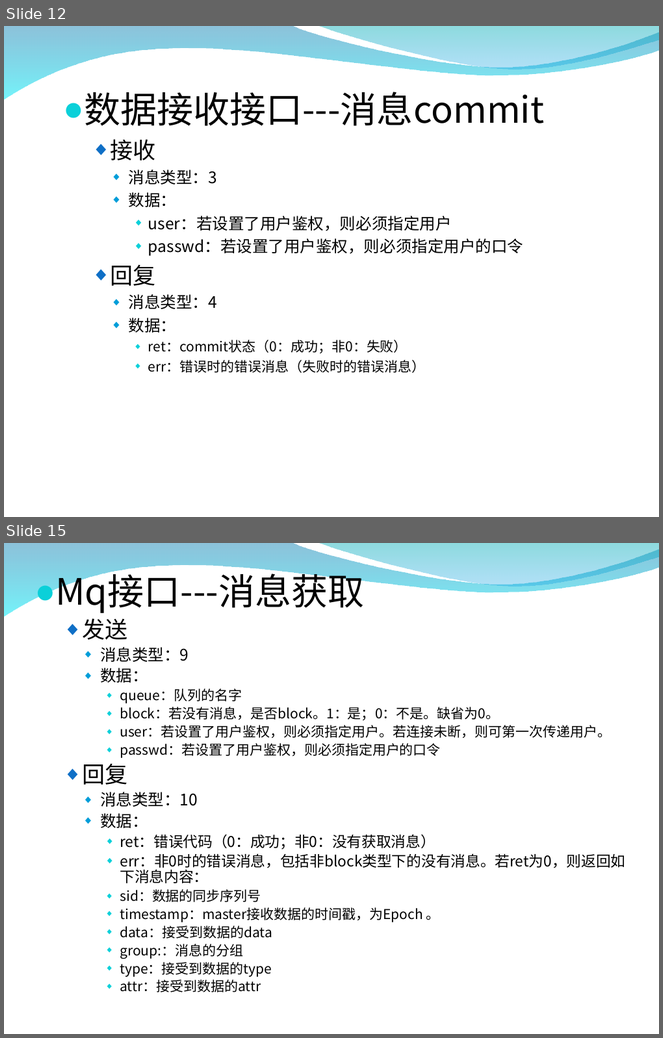
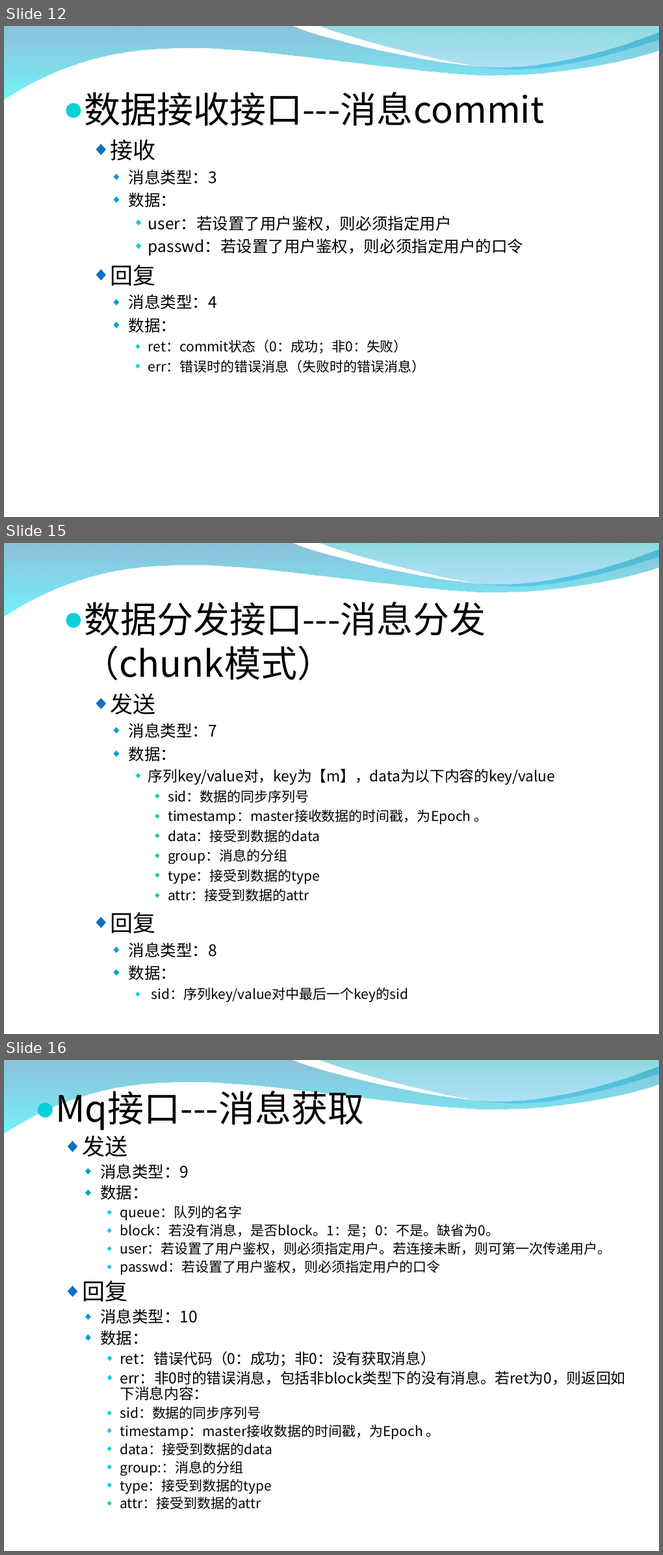
Before and after one commit to zxf1864/cwinux-mq, a slide deck: mq/doc/introduce.ppt. Shown one above the other, each under a label of ours: slides 12 and 15 before the commit, slides 12, 15 and 16 after it; the slides between them are not shown. The pictures are 663x1038 and 663x1555 pixels, drawn with LibreOffice and Linux fonts; fonts in the diff are those of the drawing; background and template pictures are left out. Boxes give left, top, right and bottom in pixels: in the first picture for what was removed or moved away, otherwise in the second. Text is boxed around its words. In the diff, an @@ line names an element or a change of style, - is before the commit and + after.

```diff
--- a/mq/doc/introduce.ppt
+++ b/mq/doc/introduce.ppt
@@ slide 15 added at <box>4,543,659,1034</box>, background picture (left out); not listed: 2 template elements that a slide beside it also shows @@
@@ text added at <box>83,601,555,1003</box>, 12 pt, text #000000 @@
+● 数据分发接口---消息分发（chunk模式）
+  ◆ 发送
+    ◆ 消息类型：7
+    ◆ 数据：
+      ◆ 序列key/value对，key为【m】，data为以下内容的key/value
+        ◆ sid：数据的同步序列号
+        ◆ timestamp：master接收数据的时间戳，为Epoch 。
+        ◆ data：接受到数据的data
+        ◆ group：消息的分组
+        ◆ type：接受到数据的type
+        ◆ attr：接受到数据的attr
+  ◆ 回复
+    ◆ 消息类型：8
+    ◆ 数据：
+      ◆ sid：序列key/value对中最后一个key的sid
@@ what was slide 15 is now slide 16 @@
```
Also in this commit, not shown: 9 slides changed, 1 slide removed, 3 other files.
